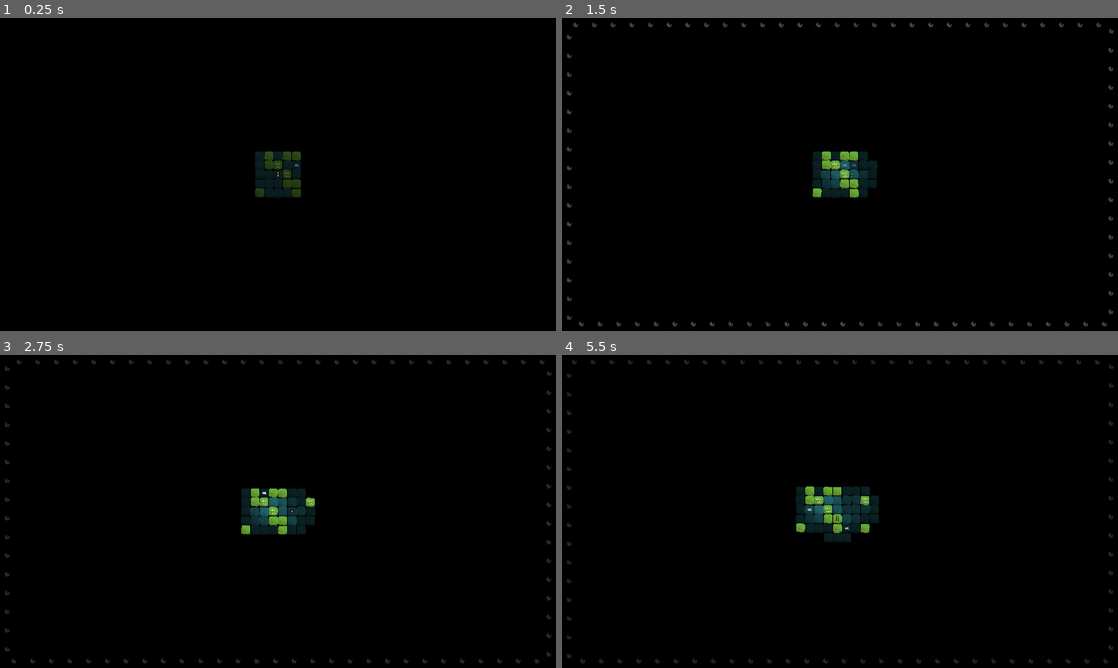
Above: before the commit, frames 1-4 (two rows, left to right).
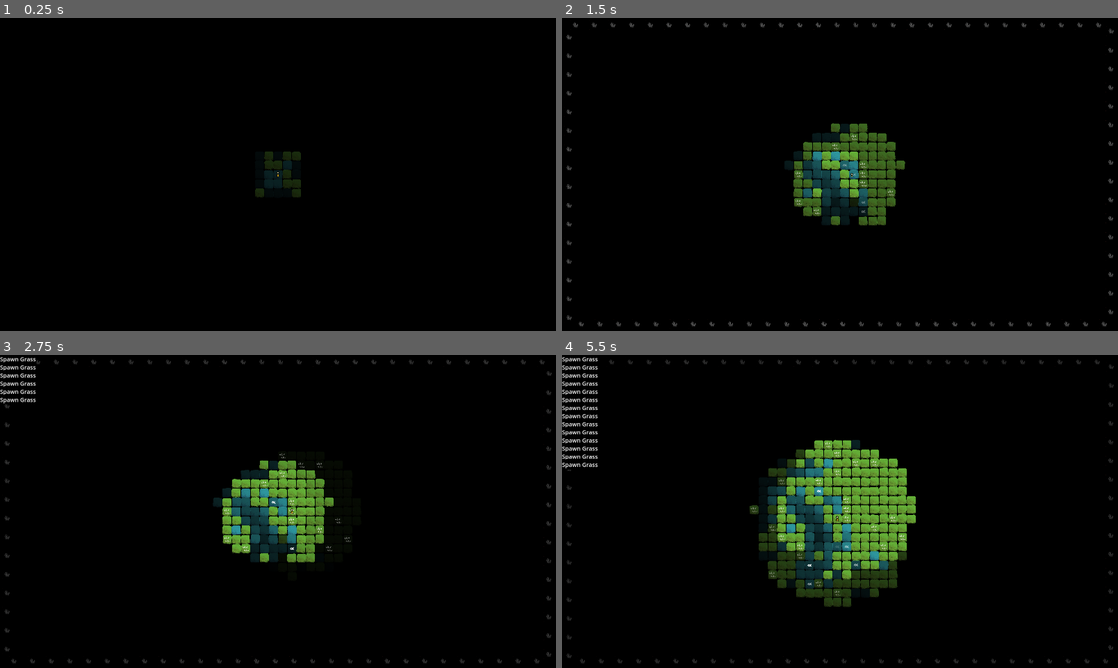
Above: after the commit, the same moments.

Repository: arrayewhy/Worlds
Game: Godot game, scene res://Scenes/Main.tscn
The game is run twice, just before and just after one commit, with the same random seed, the same clock (stepped at 60 frames per second) and the same inputs.
Inputs (mouse positions are in pixels of both pictures, inside the frame that each line leads up to):
- Up to frame 1 (0.25 s): no input
- Up to frame 2 (1.5 s): tap Enter (Enter) at 0.5 s; move the mouse to (962, 158) at 0.52 s; hold D (Right) 0.53-1.25 s; hold Enter (Enter) 0.53-1.25 s; click (962, 158) at 0.67 s; drag from (728, 190) to (812, 237) at 1.27 s
- Up to frame 3 (2.75 s): move the mouse to (333, 442) at 2.02 s; hold D (Right) from 2.03 s (still down); hold ` (Tilde) from 2.03 s (still down); tap Enter (Enter) at 2.3 s
- Up to frame 4 (5.5 s): release D (Right) at 2.75 s; release ` (Tilde) at 2.75 s; drag from (812, 574) to (673, 464) at 2.77 s; move the mouse to (1006, 558) at 3.52 s; hold A (Left) 3.53-4.25 s; hold Enter (Enter) 3.53-4.25 s; tap O at 3.6 s; drag from (673, 464) to (756, 433) at 4.27 s; move the mouse to (867, 511) at 5.02 s; hold S (Down) from 5.03 s (still down); hold Enter (Enter) from 5.03 s (still down); tap Shift at 5.1 s; click (867, 511) at 5.17 s

The runs differ from the first frame. In frame 1, 0.2% of the frame differs, in the area x 47-55%, y 42-57%; in frame 2, 3.8%; in frame 3, 4.4%; in frame 4, 10%, in the area x 0-64%, y 0-81%.

Commit message:
Restore [Faders to Interactions to offset work on the Multi-Fader]

Diff:
--- a/worlds/Prefabs/Biome.tscn
+++ b/worlds/Prefabs/Biome.tscn
@@ -1,8 +1,9 @@
-[gd_scene load_steps=5 format=3 uid="uid://dp8o013p58rw7"]
+[gd_scene load_steps=6 format=3 uid="uid://dp8o013p58rw7"]
 
 [ext_resource type="Script" path="res://Scripts/Biomes/Biome.gd" id="1_mcdx6"]
 [ext_resource type="Texture2D" uid="uid://dk06eplgkeoi2" path="res://Sprites/Clack_Map_SpriteSheet_2048.png" id="2_tsunu"]
 [ext_resource type="Script" path="res://Scripts/Interactions/Interaction.gd" id="3_1dk8w"]
+[ext_resource type="Script" path="res://Scripts/Fader.gd" id="5_0yswc"]
 [ext_resource type="Script" path="res://Scripts/Interactions/Interaction-Updater.gd" id="5_tenxf"]
 
 [node name="Biome" type="Node2D"]
@@ -26,3 +27,8 @@
 script = ExtResource("5_tenxf")
 
 [node name="Spawner" type="Node" parent="Interaction"]
+
+[node name="Fader" type="Node" parent="Interaction" node_paths=PackedStringArray("target")]
+script = ExtResource("5_0yswc")
+target = NodePath("../Interaction-Sprite")
+startVisible = false
--- a/worlds/Scripts/Autoloads/Multi-Fader.gd
+++ b/worlds/Scripts/Autoloads/Multi-Fader.gd
@@ -22,6 +22,7 @@
 			Mode.FadeOpaque:
 				Progress_Opaque(t, targParams[1], delta);
 			Mode.FadeAlpha:
+				# Sprite, Speed, Target Alpha, Direction, Delta
 				Progress_Alpha(t, targParams[1], targParams[2], targParams[3], delta);
 
 func Progress_Trans(spr:Sprite2D, speed:float, delta:float) -> void:
--- a/worlds/Scripts/Autoloads/World.gd
+++ b/worlds/Scripts/Autoloads/World.gd
@@ -5,6 +5,7 @@
 # Variables: World
 var worldSize:int = 1;
 var _playerGridPos:Vector2i;
+var _paused:bool;
 # Variables: Biomes
 var _discoveredBiomes = {}; # Grid Position : [Biome Object, Biome Type]
 #var _currBiases:Dictionary;
--- a/worlds/Scripts/Biomes/Biome.gd
+++ b/worlds/Scripts/Biomes/Biome.gd
@@ -26,13 +26,13 @@
 	match biomeType:
 		Biome_Master.Type.Earth:
 			Prep_Earth();
-			MultiFader.FadeTo_Opaque(biomeSprite, 2, true);
+			MultiFader.FadeTo_Opaque(biomeSprite, 1, true);
 		Biome_Master.Type.Grass:
 			Prep_Grass();
-			MultiFader.FadeTo_Opaque(biomeSprite, 2, true);
+			MultiFader.FadeTo_Opaque(biomeSprite, 1, true);
 		Biome_Master.Type.Water:
 			Prep_Water();
-			MultiFader.FadeTo_Alpha(biomeSprite, .2, 0, 1);
+			MultiFader.FadeTo_Alpha(biomeSprite, .2, 0, .25);
 		#Biome_Master.Type.Stone:
 			#Prep_Stone();
 			#MultiFader.FadeTo_Opaque(biomeSprite, 2, true);
@@ -45,8 +45,8 @@
 	if GridPos_Utils.Empties_Around(gridPos, 1, true).size() == 0:
 
 		# Retain Water Full Opacity
-		#if type == Biome_Master.Type.Water:
-			#MultiFader.FadeTo_Alpha(biomeSprite, 1, biomeSprite.modulate.a, 1);
+		if type == Biome_Master.Type.Water:
+			MultiFader.FadeTo_Alpha(biomeSprite, 1, biomeSprite.modulate.a, 0.8);
 
 		return;
 
@@ -58,11 +58,11 @@
 
 func On_TimeTick() -> void:
 
-	var dist:float = gridPos.distance_to(World.PlayerGridPos());
+	#var dist:float = gridPos.distance_to(World.PlayerGridPos());
 
-	if dist >= 3:
+	#if dist >= 3:
 		#biomeSprite.modulate.a = 0.5; # PRETTY WATER DEPTHS (Refer to Notes)
-		return;
+		#return;
 
 	#biomeSprite.modulate.a = 1; # PRETTY WATER DEPTHS (Refer to Notes)
 
@@ -90,8 +90,8 @@
 
 				# PRETTY WATER DEPTHS (Refer to Notes)
 
-				var targDepth:float = 1 - (waters * 0.1);
-				MultiFader.FadeTo_Alpha(biomeSprite, targDepth, biomeSprite.modulate.a, .5);
+				var targDepth:float = 1 - (waters * .1);
+				MultiFader.FadeTo_Alpha(biomeSprite, targDepth, biomeSprite.modulate.a, targDepth);
 
 		_: # Landed biomes stranded in Water
 
--- a/worlds/Scripts/Classes/GridPos_Utils.gd
+++ b/worlds/Scripts/Classes/GridPos_Utils.gd
@@ -3,16 +3,12 @@
 static func GridPositions_Around(gPos:Vector2i, reach:int, removeCenter:bool = false) -> Array[Vector2i]:
 
 	var array:Array[Vector2i] = [];
-
 	var size:int = reach * 2 + 1;
-
 	var topLeft:Vector2i = gPos + Vector2i(-1, -1) * reach;
-
 	var offset:Vector2i = Vector2i(0, 0);
 
 	for row in size:
 		for col in size:
-
 			var targ:Vector2i = topLeft + offset;
 
 			if removeCenter and targ == gPos:
@@ -21,6 +17,7 @@
 				array.append(targ);
 
 			offset.x += 1;
+
 		offset.x = 0;
 		offset.y += 1;
 
--- a/worlds/Scripts/Interactions/Interaction.gd
+++ b/worlds/Scripts/Interactions/Interaction.gd
@@ -2,6 +2,7 @@
 
 # Components
 var sprite:Sprite2D;
+var fader:Node;
 var updater:Node;
 # Variables
 var currInteraction:Interaction_Master.Type = Interaction_Master.Type.NULL;
@@ -11,7 +12,7 @@
 func Initialise(biomeType:Biome_Master.Type, interType:Interaction_Master.Type) -> void:
 
 	# Initialise Compenents
-	#fader = $Fader;
+	fader = $Fader;
 	sprite = $"Interaction-Sprite";
 	sprite.modulate.a = 0;
 	updater = $Updater;
@@ -120,12 +121,12 @@
 # [ 3 / 4 ] Functions: Sprite ----------------------------------------------------------------------------------------------------
 
 func Vanish(speed:float = 2) -> void:
-	MultiFader.FadeTo_Trans(sprite, speed);
-	#fader.FadeToTrans(speed);
+	#MultiFader.FadeTo_Trans(sprite, speed);
+	fader.FadeToTrans(speed);
 
 func Appear(speed:float = 2) -> void:
-	MultiFader.FadeTo_Opaque(sprite, speed);
-	#fader.FadeToOpaque(speed);
+	#MultiFader.FadeTo_Opaque(sprite, speed);
+	fader.FadeToOpaque(speed);
 
 func Update_Sprite(interType:Interaction_Master.Type) -> void:
 	match interType:
--- a/worlds/Scripts/Player.gd
+++ b/worlds/Scripts/Player.gd
@@ -24,6 +24,8 @@
 
 signal EnterInteraction(state);
 
+var count:int = 0;
+
 func _ready() -> void:
 	currGridPos = initGridPos;
 	World.SpawnBiomes_Around(currGridPos, 2);
@@ -40,8 +42,24 @@
 
 func _unhandled_key_input(event: InputEvent) -> void:
 
+	if event.is_action_pressed("Enter"):
+		var targs:Array[Vector2i] = GridPos_Utils.GridPositions_Around(currGridPos, 5 + count, true);
+		targs = GridPos_Utils.Remove_Occupied(targs);
+
+		for gp in targs:
+			if gp.distance_to(currGridPos) > 4 + count:
+				continue;
+			#Biome_Master.SpawnBiome(gp, Biome_Master.RandomBiomeType_Core(), biomeSpawner.biomeHolder, Interaction_Master.Type.NULL);
+			biomeSpawner.SpawnRandomBiomes_Influenced(gp, 1, 2);
+
+		count += 1;
+
+
 	if event.is_action_pressed("Cancel"):
 		PauseMenu.Toggle_Pause(name);
+
+	if PauseMenu.Is_Paused():
+		return;
 
 	if moving:
 		return;
